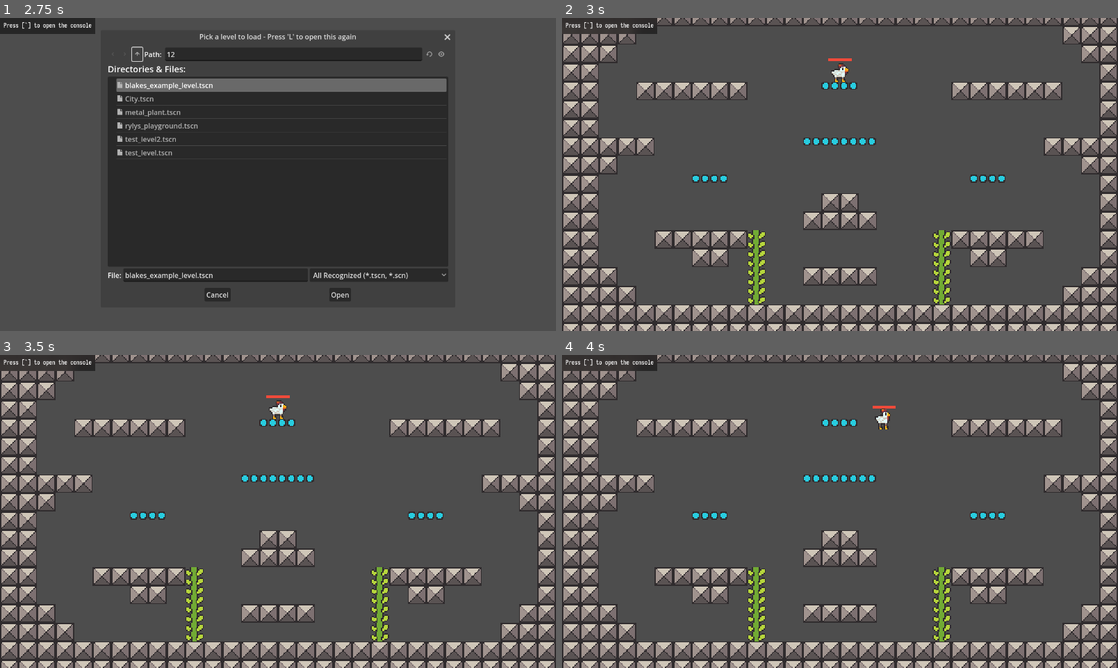
Above: before the commit, frames 1-4 (two rows, left to right).
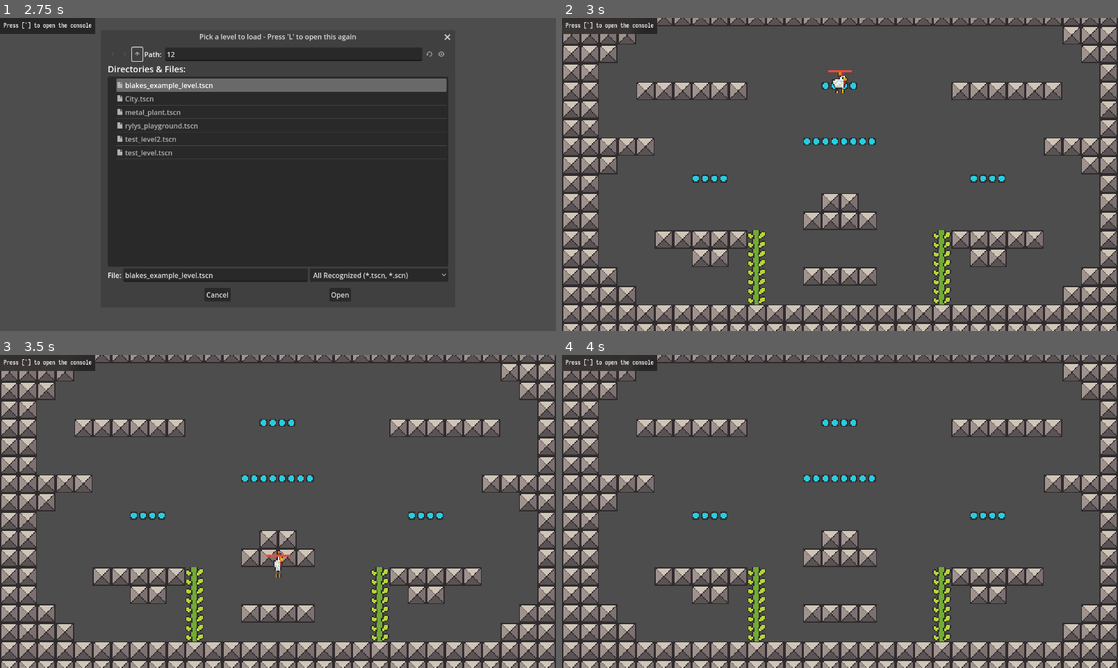
Above: after the commit, the same moments.

Repository: CiberTurtle/GamificationGame
Game: Godot game, scene res://main.tscn
Same seed, same stepped clock (60 frames per second), same inputs: the game is played once before the commit and once after it.
Inputs (mouse positions are in pixels of both pictures, inside the frame that each line leads up to):
- Up to frame 1 (2.75 s): click (294, 55) at 0.52 s; type "12" at 0.6 s; click (139, 55) at 1.25 s; click (139, 55) at 2 s
- Up to frame 2 (3 s): click "Open" at 2.75 s
- Up to frame 3 (3.5 s): no input
- Up to frame 4 (4 s): tap Enter at 3.5 s; move the mouse to (962, 495) at 3.52 s; hold Right (right) from 3.53 s (still down); tap X (action) at 3.6 s; click (962, 495) at 3.67 s

Frame 1 is identical in both runs. In frame 2, 0.2% of the frame differs, in the area x 47-53%, y 12-24%; in frame 3, 0.3%, in the area x 47-53%, y 12-72%; in frame 4, 0.2%.

Commit message:
Once again Town/City WIP

Diff:
--- a/levels/City.tscn
+++ b/levels/City.tscn
@@ -1,7 +1,8 @@
-[gd_scene load_steps=3 format=3 uid="uid://5gqtmrfqoot6"]
+[gd_scene load_steps=4 format=3 uid="uid://5gqtmrfqoot6"]
 
 [ext_resource type="Script" path="res://scripts/level.gd" id="1_u6bqt"]
 [ext_resource type="TileSet" uid="uid://dvqqnowuisii3" path="res://resources/tileset.tres" id="2_lwv2g"]
+[ext_resource type="PackedScene" uid="uid://cdkwm6gr8s8jd" path="res://gizmos/crate_spawner.tscn" id="3_lpcud"]
 
 [node name="City" type="Node2D"]
 script = ExtResource("1_u6bqt")
@@ -14,6 +15,19 @@
 [node name="PlayerSpawns" type="Node2D" parent="."]
 
 [node name="PlayerSpawn1" type="Node2D" parent="PlayerSpawns"]
+position = Vector2(-1, 146)
 
 [node name="PlayerSpawn2" type="Node2D" parent="PlayerSpawns"]
-position = Vector2(-236, 97)
+position = Vector2(-241, 146)
+
+[node name="PlayerSpawn3" type="Node2D" parent="PlayerSpawns"]
+position = Vector2(209, 146)
+
+[node name="PlayerSpawn4" type="Node2D" parent="PlayerSpawns"]
+position = Vector2(-2, -114)
+
+[node name="CrateSpawner" parent="." instance=ExtResource("3_lpcud")]
+offset_left = -300.0
+offset_top = -157.0
+offset_right = 300.0
+offset_bottom = -121.0
--- a/resources/tileset.tres
+++ b/resources/tileset.tres
@@ -7,7 +7,6 @@
 0:0/0 = 0
 0:0/0/physics_layer_0/linear_velocity = Vector2(0, 0)
 0:0/0/physics_layer_0/angular_velocity = 0.0
-0:0/0/physics_layer_0/polygon_0/points = PackedVector2Array(-8, -8, 8, -8, 8, 8, -8, 8)
 0:0/0/physics_layer_1/linear_velocity = Vector2(0, 0)
 0:0/0/physics_layer_1/angular_velocity = 0.0
 0:0/0/physics_layer_2/linear_velocity = Vector2(0, 0)
@@ -15,8 +14,6 @@
 1:0/0 = 0
 1:0/0/physics_layer_0/linear_velocity = Vector2(0, 0)
 1:0/0/physics_layer_0/angular_velocity = 0.0
-1:0/0/physics_layer_0/polygon_0/points = PackedVector2Array(-8, -8, 8, -8, 8, 8, -8, 8)
-1:0/0/physics_layer_0/polygon_0/one_way = true
 1:0/0/physics_layer_1/linear_velocity = Vector2(0, 0)
 1:0/0/physics_layer_1/angular_velocity = 0.0
 1:0/0/physics_layer_2/linear_velocity = Vector2(0, 0)
@@ -26,13 +23,11 @@
 2:0/0/physics_layer_0/angular_velocity = 0.0
 2:0/0/physics_layer_1/linear_velocity = Vector2(0, 0)
 2:0/0/physics_layer_1/angular_velocity = 0.0
-2:0/0/physics_layer_1/polygon_0/points = PackedVector2Array(-8, -8, 8, -8, 8, 8, -8, 8)
 2:0/0/physics_layer_2/linear_velocity = Vector2(0, 0)
 2:0/0/physics_layer_2/angular_velocity = 0.0
 3:0/0 = 0
 3:0/0/physics_layer_0/linear_velocity = Vector2(0, 0)
 3:0/0/physics_layer_0/angular_velocity = 0.0
-3:0/0/physics_layer_0/polygon_0/points = PackedVector2Array(-0.5, 0.5, 8, -8, 8, 8, -8, 8)
 3:0/0/physics_layer_1/linear_velocity = Vector2(0, 0)
 3:0/0/physics_layer_1/angular_velocity = 0.0
 3:0/0/physics_layer_2/linear_velocity = Vector2(0, 0)
@@ -40,7 +35,6 @@
 4:0/0 = 0
 4:0/0/physics_layer_0/linear_velocity = Vector2(0, 0)
 4:0/0/physics_layer_0/angular_velocity = 0.0
-4:0/0/physics_layer_0/polygon_0/points = PackedVector2Array(-8, -8, -8, -8, 8, 8, -8, 8)
 4:0/0/physics_layer_1/linear_velocity = Vector2(0, 0)
 4:0/0/physics_layer_1/angular_velocity = 0.0
 4:0/0/physics_layer_2/linear_velocity = Vector2(0, 0)
@@ -48,7 +42,7 @@
 5:0/0 = 0
 5:0/0/physics_layer_0/linear_velocity = Vector2(0, 0)
 5:0/0/physics_layer_0/angular_velocity = 0.0
-5:0/0/physics_layer_0/polygon_0/points = PackedVector2Array(-8, 4, 8, 4, 8, 8, -8, 8)
+5:0/0/physics_layer_0/polygon_0/points = PackedVector2Array(-8, 2.5, 8, 2.5, 8, 8, -8, 8)
 5:0/0/physics_layer_0/polygon_0/one_way = true
 5:0/0/physics_layer_1/linear_velocity = Vector2(0, 0)
 5:0/0/physics_layer_1/angular_velocity = 0.0
@@ -106,7 +100,7 @@
 5:1/0 = 0
 5:1/0/physics_layer_0/linear_velocity = Vector2(0, 0)
 5:1/0/physics_layer_0/angular_velocity = 0.0
-5:1/0/physics_layer_0/polygon_0/points = PackedVector2Array(-8, -8, 8, -8, 8, 0.5, -8, 0.5)
+5:1/0/physics_layer_0/polygon_0/points = PackedVector2Array(-8, -8, 8, -8, 8, 8, -8, 8)
 5:1/0/physics_layer_1/linear_velocity = Vector2(0, 0)
 5:1/0/physics_layer_1/angular_velocity = 0.0
 5:1/0/physics_layer_2/linear_velocity = Vector2(0, 0)
@@ -114,7 +108,7 @@
 4:1/0 = 0
 4:1/0/physics_layer_0/linear_velocity = Vector2(0, 0)
 4:1/0/physics_layer_0/angular_velocity = 0.0
-4:1/0/physics_layer_0/polygon_0/points = PackedVector2Array(-8, -8, 8, -8, 8, 0.5, -8, 0.5)
+4:1/0/physics_layer_0/polygon_0/points = PackedVector2Array(-8, -8, 8, -8, 8, 8, -8, 8)
 4:1/0/physics_layer_0/polygon_0/one_way = true
 4:1/0/physics_layer_1/linear_velocity = Vector2(0, 0)
 4:1/0/physics_layer_1/angular_velocity = 0.0
@@ -123,7 +117,7 @@
 6:1/0 = 0
 6:1/0/physics_layer_0/linear_velocity = Vector2(0, 0)
 6:1/0/physics_layer_0/angular_velocity = 0.0
-6:1/0/physics_layer_0/polygon_0/points = PackedVector2Array(-8, -8, 8, -8, 8, 0.5, -8, 0.5)
+6:1/0/physics_layer_0/polygon_0/points = PackedVector2Array(-8, -8, 8, -8, 8, 8, -8, 8)
 6:1/0/physics_layer_0/polygon_0/one_way = true
 6:1/0/physics_layer_1/linear_velocity = Vector2(0, 0)
 6:1/0/physics_layer_1/angular_velocity = 0.0
@@ -171,7 +165,7 @@
 10:1/0 = 0
 10:1/0/physics_layer_0/linear_velocity = Vector2(0, 0)
 10:1/0/physics_layer_0/angular_velocity = 0.0
-10:1/0/physics_layer_0/polygon_0/points = PackedVector2Array(0.5, -0.5, 8, -8, 8, 8, -8, 8)
+10:1/0/physics_layer_0/polygon_0/points = PackedVector2Array(0, 0, 8, -8, 8, 8, -8, 8)
 10:1/0/physics_layer_0/polygon_0/one_way = true
 10:1/0/physics_layer_1/linear_velocity = Vector2(0, 0)
 10:1/0/physics_layer_1/angular_velocity = 0.0
@@ -180,7 +174,7 @@
 11:1/0 = 0
 11:1/0/physics_layer_0/linear_velocity = Vector2(0, 0)
 11:1/0/physics_layer_0/angular_velocity = 0.0
-11:1/0/physics_layer_0/polygon_0/points = PackedVector2Array(-8, -8, 0, 0, 8, 8, -8, 8)
+11:1/0/physics_layer_0/polygon_0/points = PackedVector2Array(-8, -8, -0.5, -0.5, 8, 8, -8, 8)
 11:1/0/physics_layer_0/polygon_0/one_way = true
 11:1/0/physics_layer_1/linear_velocity = Vector2(0, 0)
 11:1/0/physics_layer_1/angular_velocity = 0.0
Not shown: 1 places in levels/rylys_playground.tscn that only renumber resources
Not shown: 1 places in resources/loottable.tres that only renumber resources
